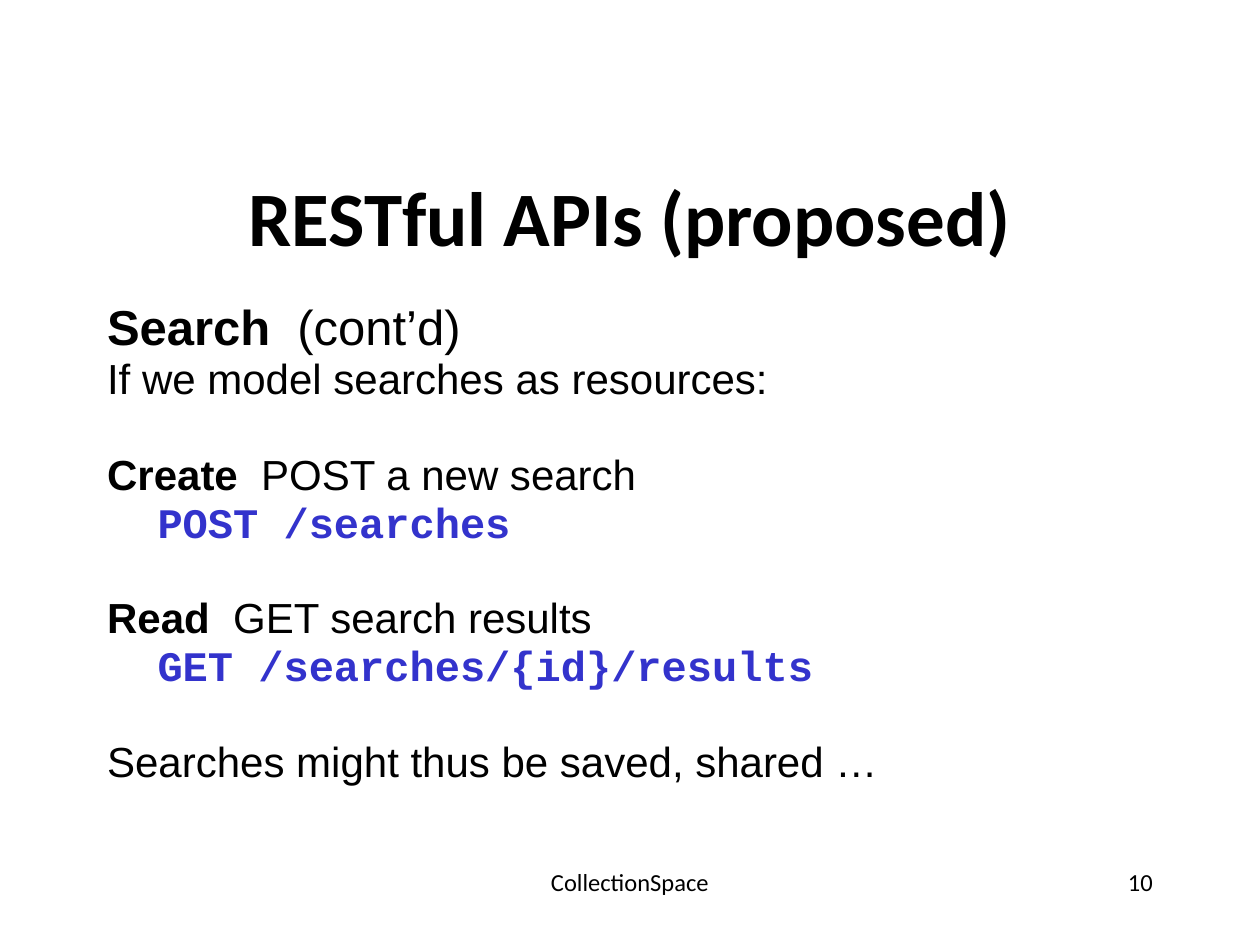
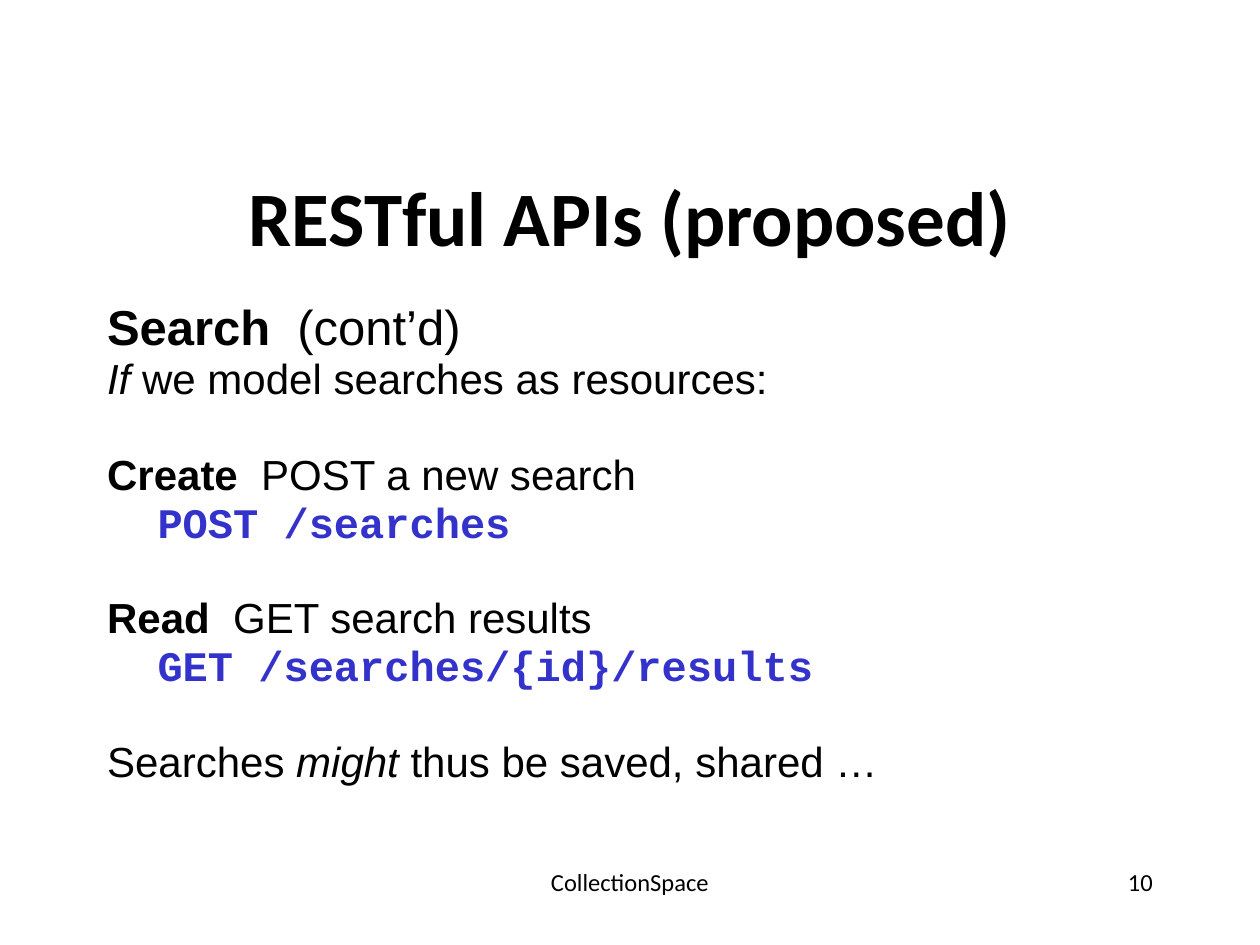
Before and after one commit to walkerart/services, a slide deck: slide 10 of docs/allteam-061409-toronto/Toronto_Services_REST_APIs.pptx. Drawn at 1260x945 pixels with LibreOffice and Linux fonts; fonts in the diff are those of the drawing; background and template pictures are left out. Boxes give left, top, right and bottom in pixels: in the first picture for what was removed or moved away, otherwise in the second. Text is boxed around its words. In the diff, an @@ line names an element or a change of style, - is before the commit and + after.

```diff
--- a/docs/allteam-061409-toronto/Toronto_Services_REST_APIs.pptx
+++ b/docs/allteam-061409-toronto/Toronto_Services_REST_APIs.pptx
@@ text at bbox=[107, 363, 823, 785]: italic on in "If", "might" @@
```
Also in this commit, not shown: 2 other slides changed.
